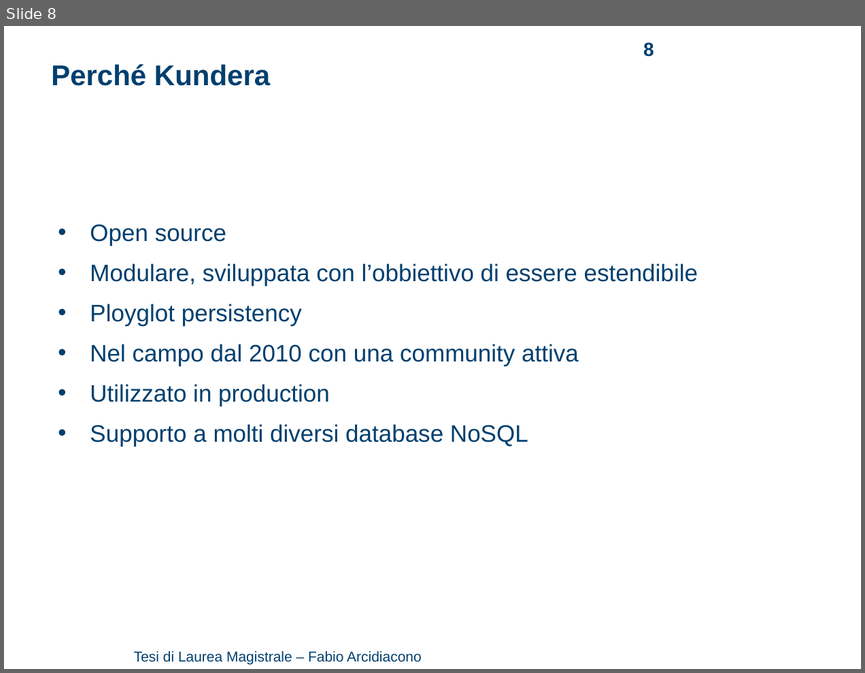
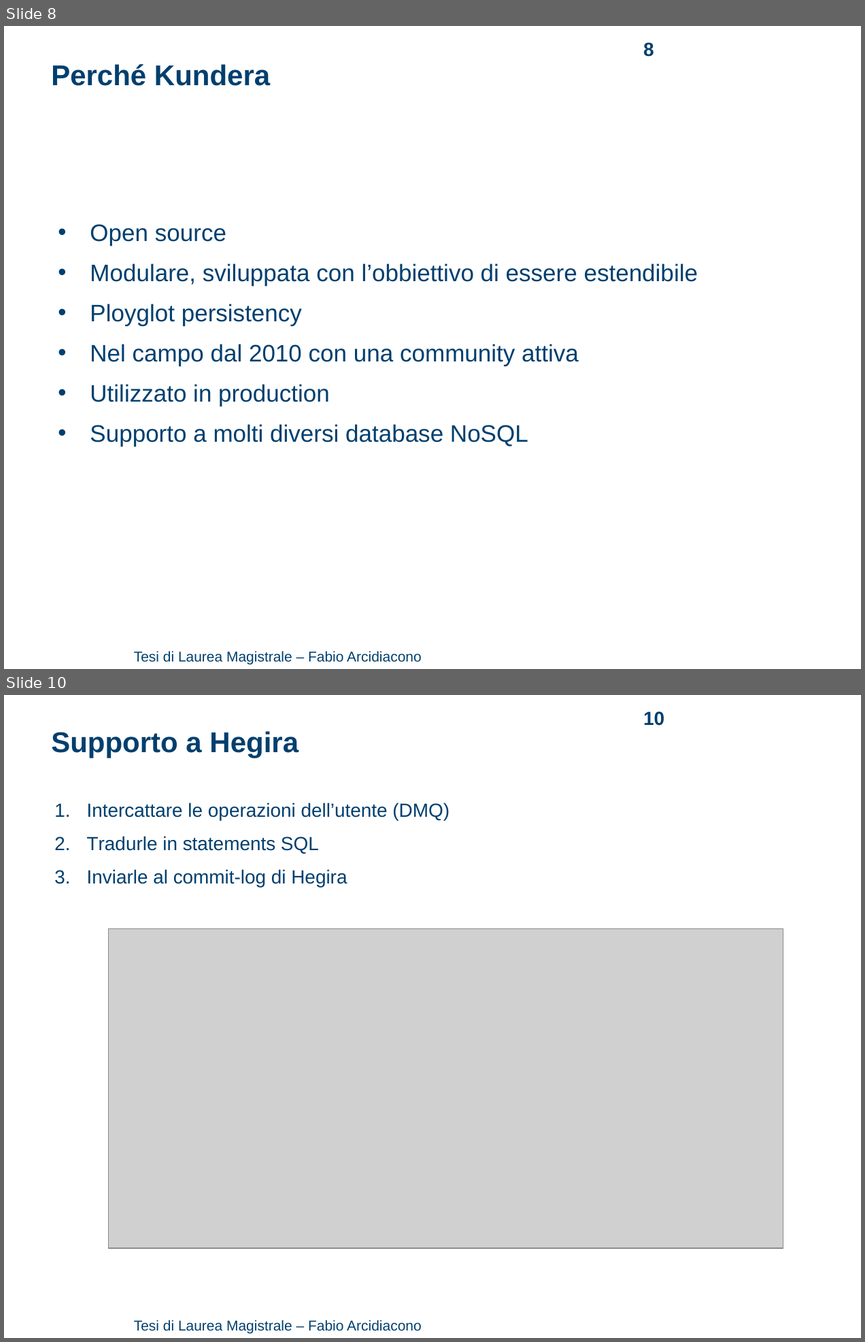
Before and after one commit to arci/thesis, a slide deck: presentation/ThesisPresentation.ppt. Shown one above the other, each under a label of ours: slide 8 before the commit, slides 8 and 10 after it; the slides between them are not shown. The pictures are 865x673 and 865x1342 pixels, drawn with LibreOffice and Linux fonts; fonts in the diff are those of the drawing; grey boxes stand for pictures; background and template pictures are left out. Boxes give left, top, right and bottom in pixels: in the first picture for what was removed or moved away, otherwise in the second. Text is boxed around its words. In the diff, an @@ line names an element or a change of style, - is before the commit and + after.

```diff
--- a/presentation/ThesisPresentation.ppt
+++ b/presentation/ThesisPresentation.ppt
@@ slide 10 added at [4,695,861,1338], background #FFFFFF; not listed: 1 template element that a slide beside it also shows @@
@@ page number added at [643,711,664,726], 16 pt, text #003F6E, bold @@
+10
@@ text added at [51,731,298,758], 24 pt, text #003F6E, bold @@
+Supporto a Hegira
@@ text added at [87,802,449,887], 16 pt, text #003F6E @@
+1. Intercattare le operazioni dell’utente (DMQ)
+2. Tradurle in statements SQL
+3. Inviarle al commit-log di Hegira
@@ picture added at [109,929,783,1249] @@
```
Also in this commit, not shown: 5 slides changed, 4 slides removed, 1 other file.
